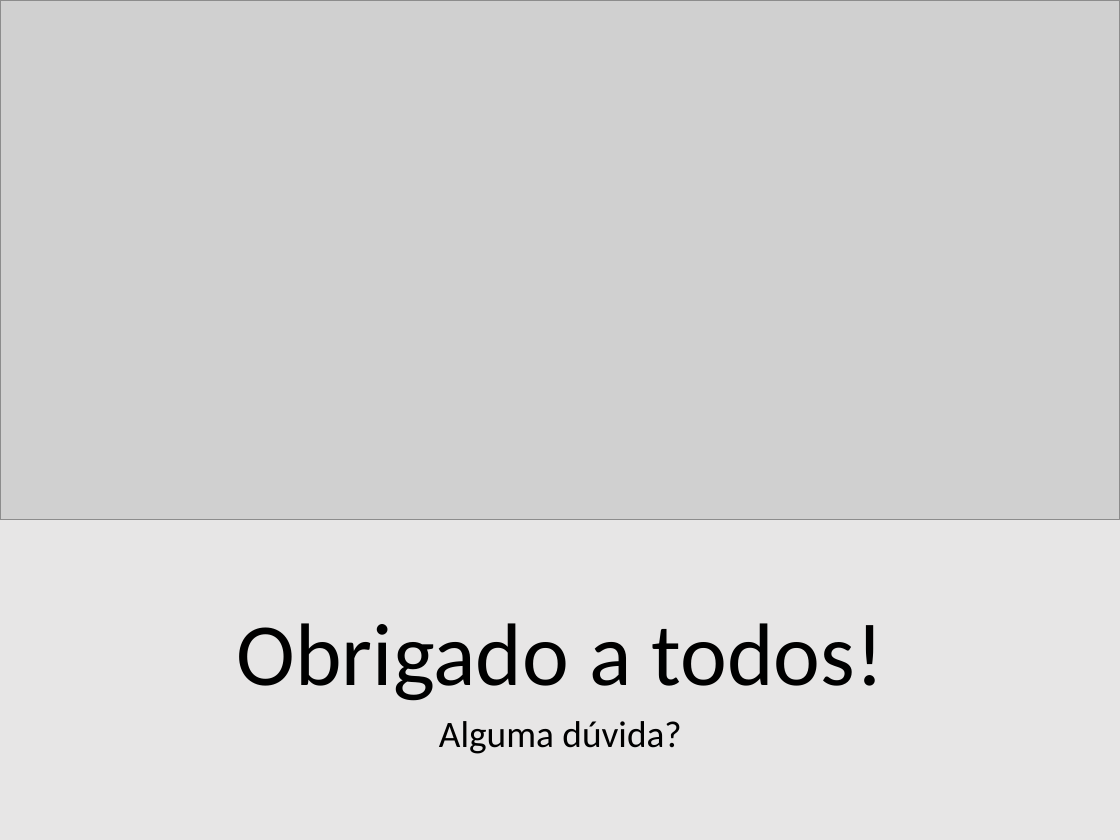
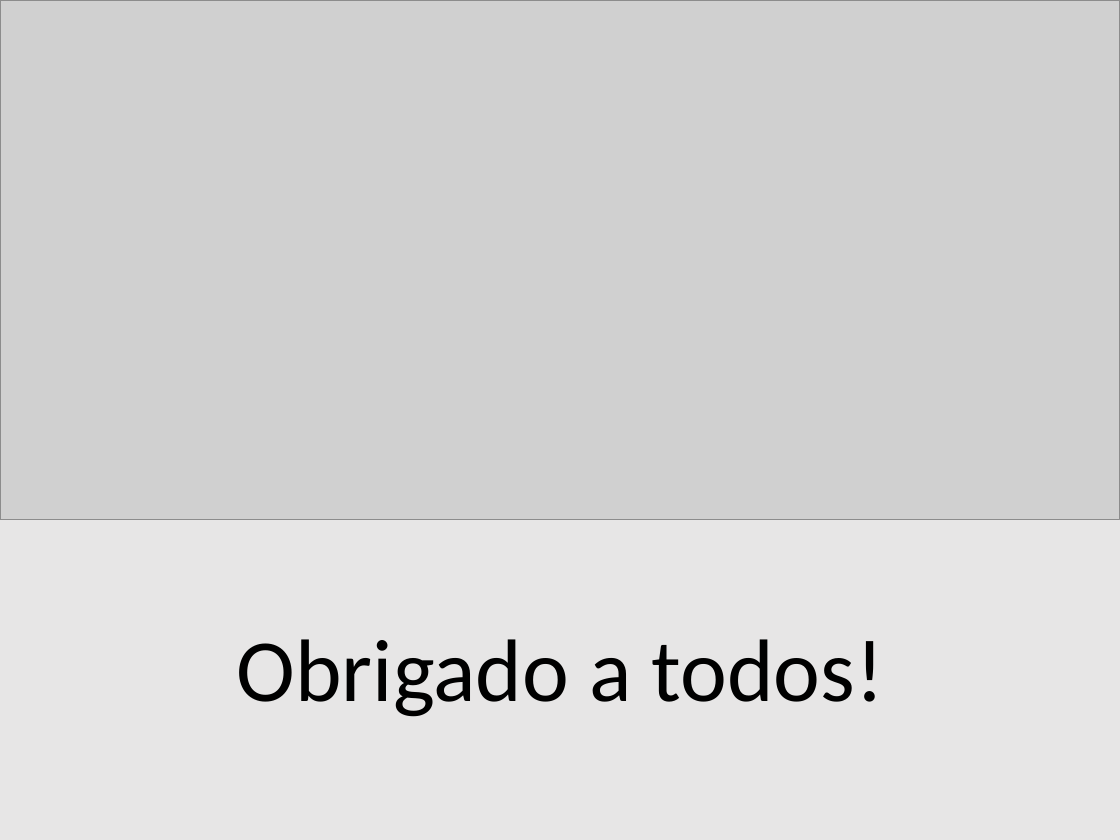
Before and after one commit to grupo10sp2/arquivos_projeto, a slide deck: slide 10 of Apresentação/Apresentação.pptx. Drawn at 1120x840 pixels with LibreOffice and Linux fonts; fonts in the diff are those of the drawing; grey boxes stand for pictures. Boxes give left, top, right and bottom in pixels: in the first picture for what was removed or moved away, otherwise in the second. Text is boxed around its words. In the diff, an @@ line names an element or a change of style, - is before the commit and + after.

Commit message:
Atualização de slide de finalização

```diff
--- a/Apresentação/Apresentação.pptx
+++ b/Apresentação/Apresentação.pptx
@@ title "Obrigado a todos!": place and size @@
-title "Obrigado a todos!" at box(237, 623, 884, 701)
+title "Obrigado a todos!" at box(237, 639, 884, 717)
@@ text removed at box(439, 721, 681, 754) @@
-Alguma dúvida?
```
